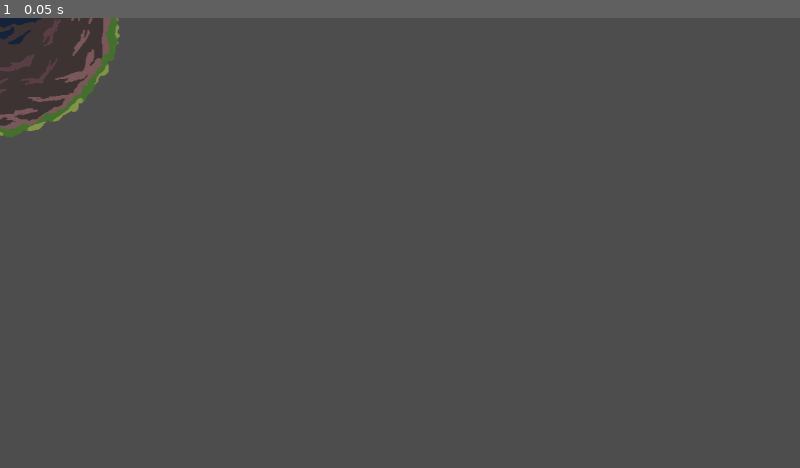
Above: before the commit, frame 1.
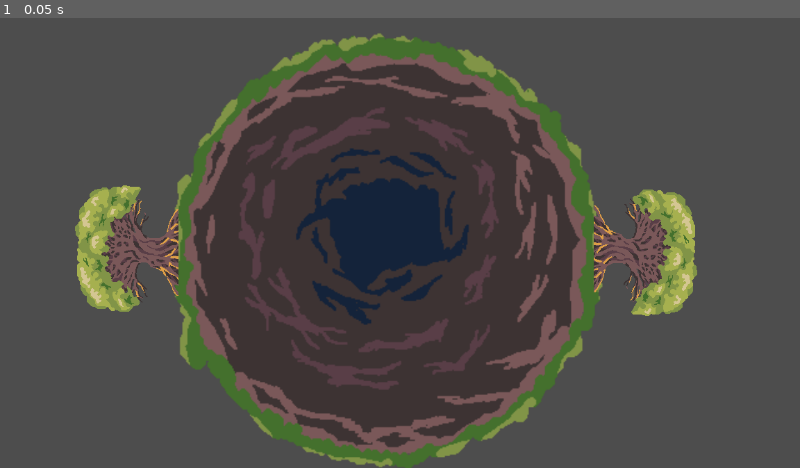
Above: after the commit, the same moment.

Repository: Rotta-Games/ragerootin
Game: Godot game, scene res://game.tscn
Same seed, same stepped clock (60 frames per second), same inputs: the game is played once before the commit and once after it.
Inputs:
- Up to frame 1 (0.05 s): no input

The runs differ from the first frame. In frame 1, 43% of the frame differs, in the area x 0-88%, y 0-100%.

Commit message:
Add game node

Diff:
--- a/game.tscn
+++ b/game.tscn
@@ -1,8 +1,42 @@
-[gd_scene load_steps=2 format=3 uid="uid://cnqjxco0jwax3"]
+[gd_scene load_steps=4 format=3 uid="uid://dk1e5r83rraht"]
 
 [ext_resource type="Texture2D" uid="uid://dv3wqd5ajjukp" path="res://assets/gfx/planet.png" id="1_jqjye"]
+[ext_resource type="Texture2D" uid="uid://bvpssq4vdwi0o" path="res://assets/gfx/tree.png" id="2_3kfm1"]
+[ext_resource type="Script" path="res://Player1.gd" id="3_5isx4"]
 
 [node name="game" type="Node2D"]
 
-[node name="Sprite2D" type="Sprite2D" parent="."]
+[node name="Earth" type="Sprite2D" parent="."]
+position = Vector2(557, 339)
+rotation = -6.28319
+scale = Vector2(1.8, 1.8)
 texture = ExtResource("1_jqjye")
+
+[node name="Tree1" type="Sprite2D" parent="."]
+position = Vector2(182, 335)
+rotation = 4.71239
+texture = ExtResource("2_3kfm1")
+
+[node name="Tree2" type="Sprite2D" parent="."]
+position = Vector2(930, 335)
+rotation = 1.5708
+texture = ExtResource("2_3kfm1")
+
+[node name="Line2" type="Line2D" parent="."]
+points = PackedVector2Array(805, 163)
+
+[node name="Area" type="Area2D" parent="Line2"]
+
+[node name="Player1" type="Sprite2D" parent="."]
+position = Vector2(258, 338)
+script = ExtResource("3_5isx4")
+
+[node name="Line1" type="Line2D" parent="Player1"]
+points = PackedVector2Array(4, 2)
+
+[node name="Area" type="Area2D" parent="Player1/Line1"]
+
+[node name="RootTimer" type="Timer" parent="Player1"]
+wait_time = 0.01
+
+[connection signal="timeout" from="Player1/RootTimer" to="Player1" method="_on_root_timer_timeout"]
